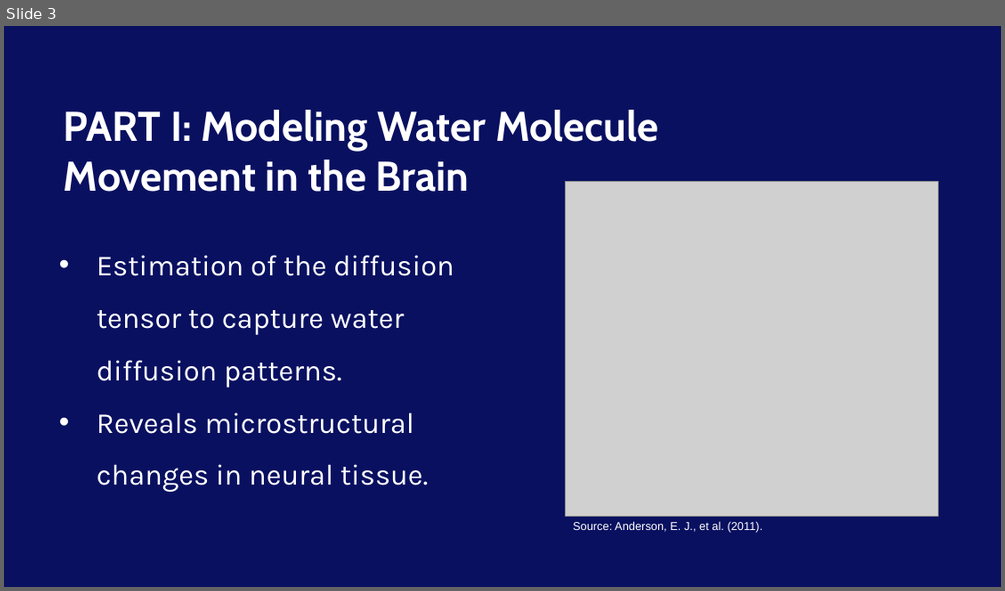
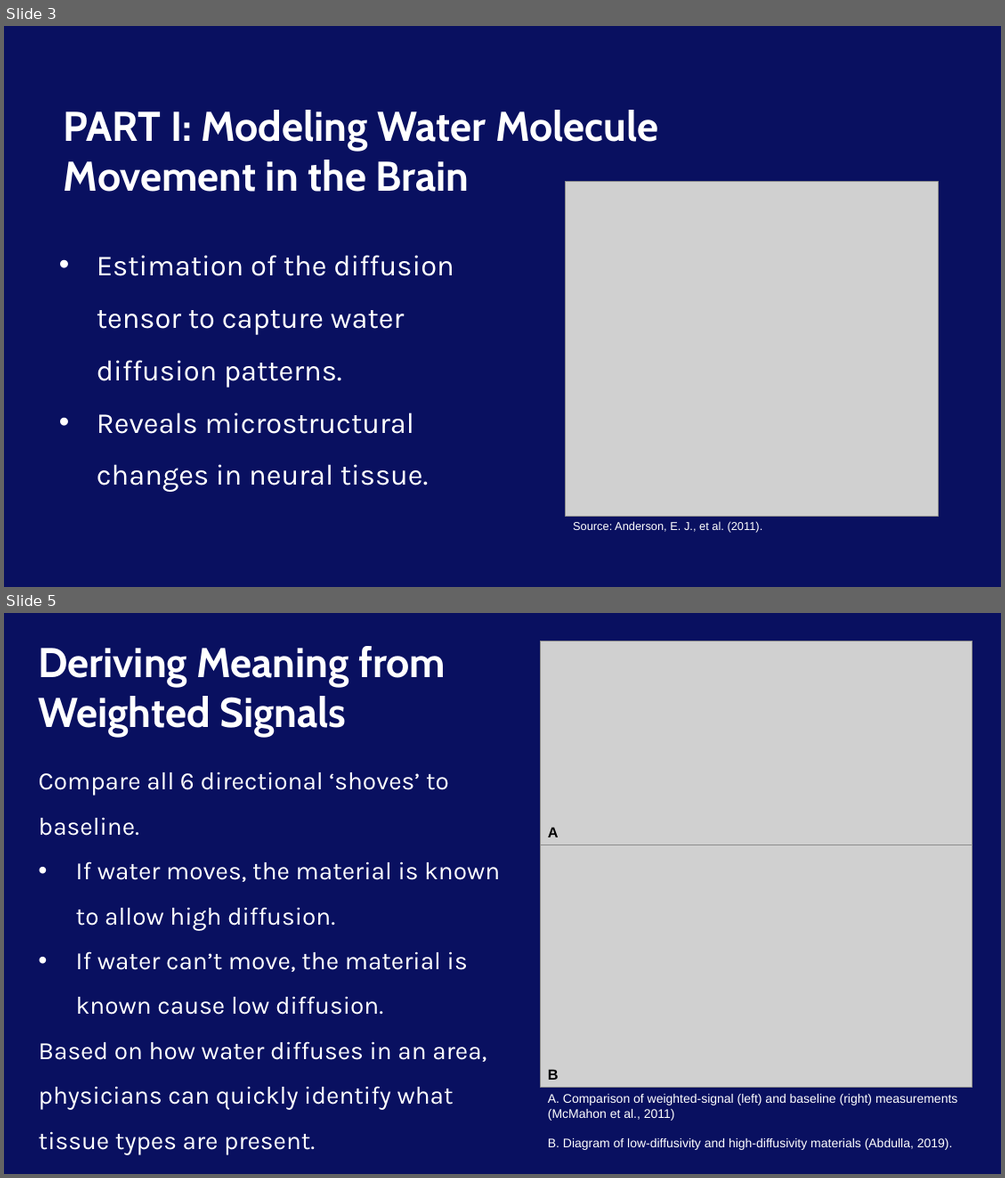
Before and after one commit to Neepa04/MXB201Group15, a slide deck: Report/Presentation.pptx. Shown one above the other, each under a label of ours: slide 3 before the commit, slides 3 and 5 after it; the slides between them are not shown. The pictures are 1005x591 and 1005x1178 pixels, drawn with LibreOffice and Linux fonts; fonts in the diff are those of the drawing; grey boxes stand for pictures; background and template pictures are left out. Boxes give left, top, right and bottom in pixels: in the first picture for what was removed or moved away, otherwise in the second. Text is boxed around its words. In the diff, an @@ line names an element or a change of style, - is before the commit and + after.

```diff
--- a/Report/Presentation.pptx
+++ b/Report/Presentation.pptx
@@ slide 5 added at (x1=4, y1=613, x2=1001, y2=1174), background picture (left out) @@
@@ title added at (x1=38, y1=646, x2=445, y2=737), 40 pt, text #FFFFFF, bold @@
+Deriving Meaning from Weighted Signals
@@ picture added at (x1=540, y1=641, x2=972, y2=844) @@
@@ text added at (x1=39, y1=772, x2=500, y2=1154), 24 pt, text #FFFFFF @@
+Compare all 6 directional ‘shoves’ to baseline.
+• If water moves, the material is known to allow high diffusion.
+• If water can’t move, the material is known cause low diffusion.
+Based on how water diffuses in an area, physicians can quickly identify what tissue types are present.
@@ picture added at (x1=540, y1=844, x2=972, y2=1087) @@
@@ text added at (x1=548, y1=827, x2=558, y2=837), 14 pt, text #000000, bold @@
+A
@@ text added at (x1=548, y1=1070, x2=558, y2=1079), 14 pt, text #000000, bold @@
+B
@@ text added at (x1=548, y1=1094, x2=957, y2=1150), 12 pt, text #FFFFFF @@
+A. Comparison of weighted-signal (left) and baseline (right) measurements (McMahon et al., 2011)
+B. Diagram of low-diffusivity and high-diffusivity materials (Abdulla, 2019).
```
Also in this commit, not shown: 1 slide changed, 2 other slides added, 3 slides removed.
